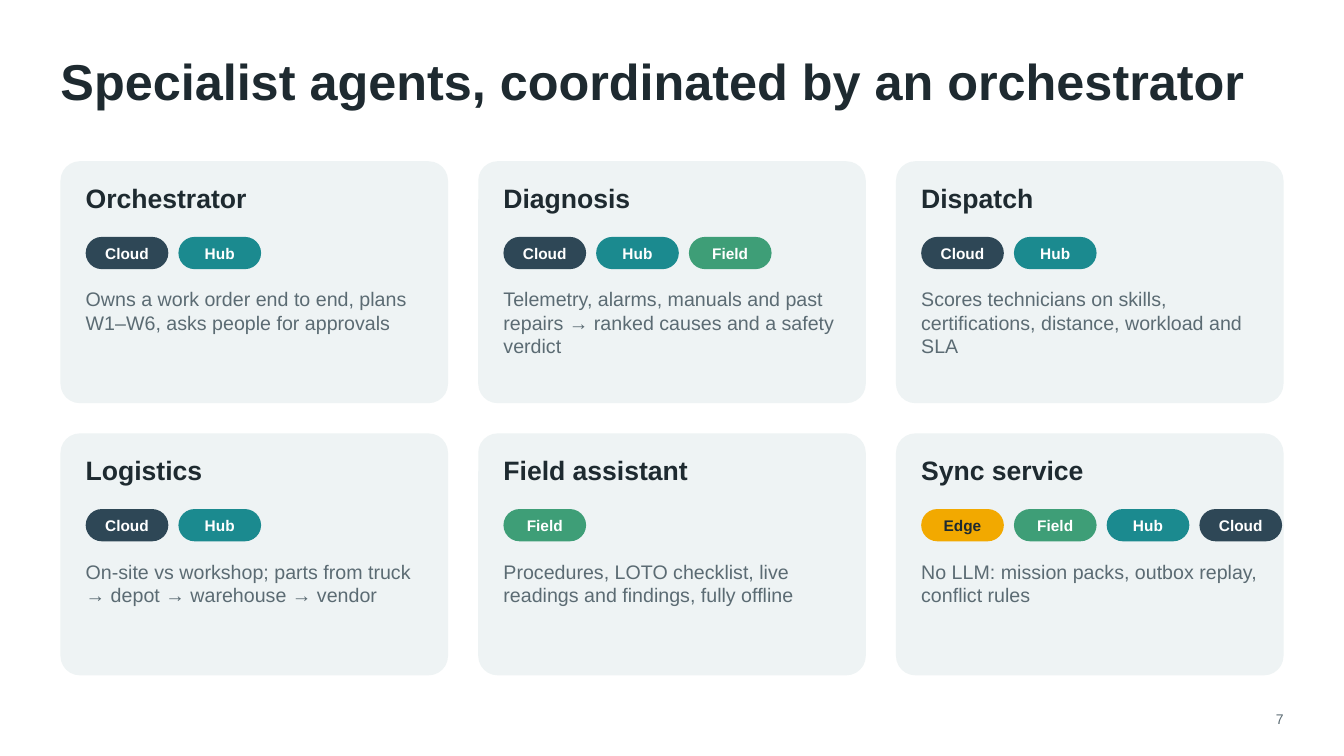
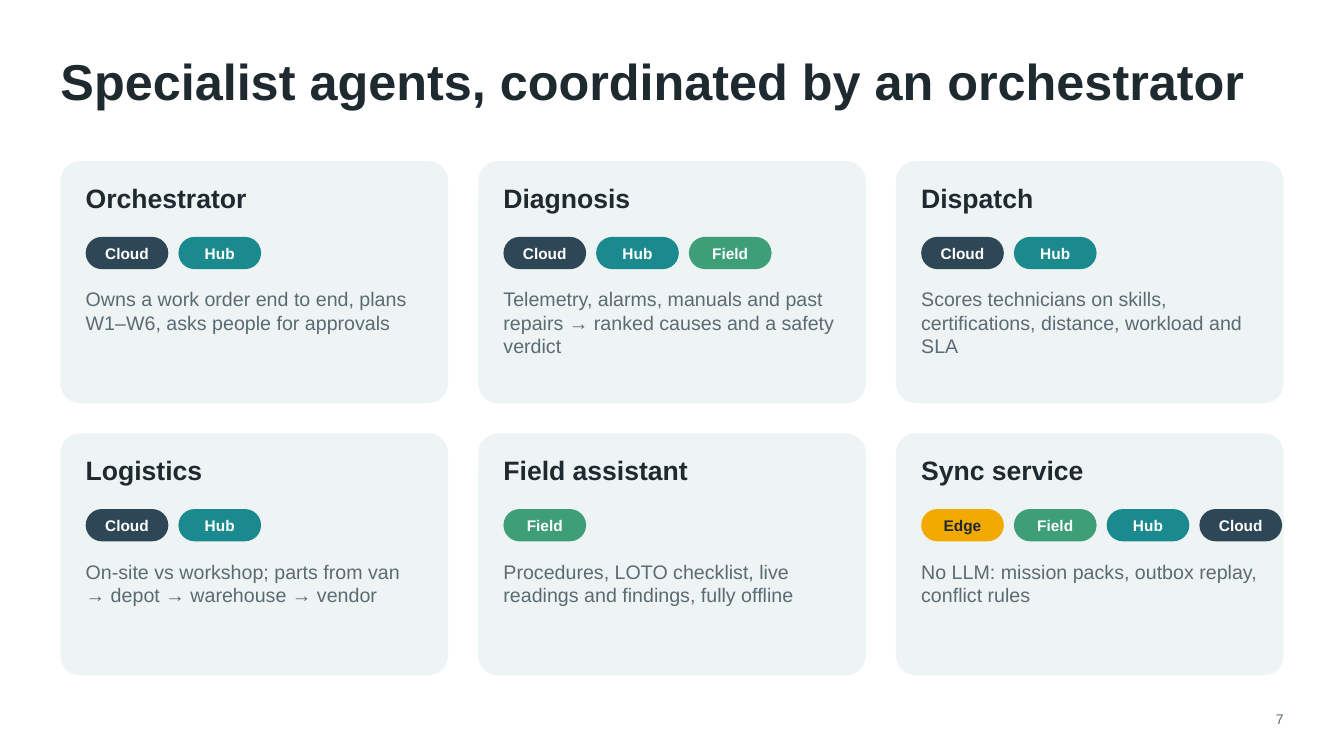
Before and after one commit to chandra50/hybrid-ai-service, a slide deck: slide 7 of docs/hybrid-ai-design.pptx. Drawn at 1344x756 pixels with LibreOffice and Linux fonts; fonts in the diff are those of the drawing. Boxes give left, top, right and bottom in pixels: in the first picture for what was removed or moved away, otherwise in the second. Text is boxed around its words. In the diff, an @@ line names an element or a change of style, - is before the commit and + after.

```diff
--- a/docs/hybrid-ai-design.pptx
+++ b/docs/hybrid-ai-design.pptx
@@ text at (x1=86, y1=565, x2=400, y2=606): text changed @@
-On-site vs workshop; parts from truck → depot → warehouse → vendor
+On-site vs workshop; parts from van → depot → warehouse → vendor
```
Also in this commit, not shown: 8 other slides changed, 19 other files.
